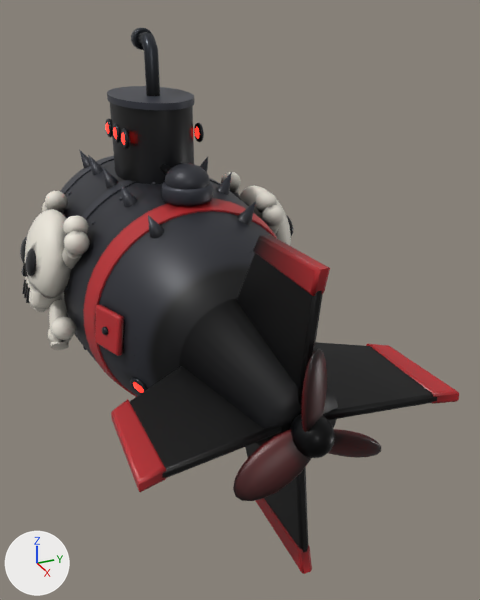
What one commit did to the glTF model public/models/enemy_boss.glb.
Before and after are seen from a 50 mm camera at (8.37, -2.57, 3.52) aimed at (1.26, 0.63, -0.04). The lights are fixed; the arrows at lower left show +X, +Y and +Z. The picture after the commit comes second. Where no turn or scale is listed for an object, it has been applied to the vertices. Vertices at exactly the same position are counted once.

The scene before the commit, as lines of its bpy script (objects in view):
```python
me_enemy_boss_body = bpy.data.meshes.new('enemy_boss_body')
me_enemy_boss_body.from_pydata(...)  # 11509 vertices, 22476 faces; spans x -3.3..4.26, y -1.59..1.59, z -1.59..3.16
me_enemy_boss_body.materials.append(mat_enemy_hull)
me_enemy_boss_body.materials.append(mat_enemy_red)
me_enemy_boss_body.materials.append(mat_enemy_plate)
me_enemy_boss_body.materials.append(mat_enemy_cockpit)
me_enemy_boss_body.materials.append(mat_steel)
me_enemy_boss_body.materials.append(mat_enemy_light)
me_enemy_boss_body.materials.append(mat_dial_amber)
me_enemy_boss_body.materials.append(mat_eye_shine)
me_enemy_boss_body.materials.append(mat_enemy_glow_core)
me_enemy_boss_body.materials.append(mat_enemy_glass)
me_enemy_boss_body.materials.append(mat_gunmetal)
me_propeller_003 = bpy.data.meshes.new('propeller.003')
me_propeller_003.from_pydata(...)  # 800 vertices, 1580 faces; spans x -0.289..0.22, y -0.748..0.748, z -0.473..0.854
# faces by material slot: [716, 864]
me_propeller_003.materials.append(mat_gunmetal)
me_propeller_003.materials.append(mat_enemy_red)
me_skull_mark = bpy.data.meshes.new('skull_mark')
me_skull_mark.from_pydata(...)  # 2448 vertices, 4752 faces; spans x -0.76..0.99, y -1.9..1.9, z -0.53..1.17
# faces by material slot: [3880, 872]
me_skull_mark.materials.append(mat_skull)
me_skull_mark.materials.append(mat_black)
ob_enemy_boss_body = bpy.data.objects.new('enemy_boss_body', me_enemy_boss_body)
ob_enemy_boss_body.location = (0.0, 0.0, 0.0)
ob_propeller_003 = bpy.data.objects.new('propeller.003', me_propeller_003)
ob_propeller_003.location = (4.2, 0.0, 0.0)
ob_skull_mark = bpy.data.objects.new('skull_mark', me_skull_mark)
ob_skull_mark.location = (0.0, 0.0, 0.0)
```
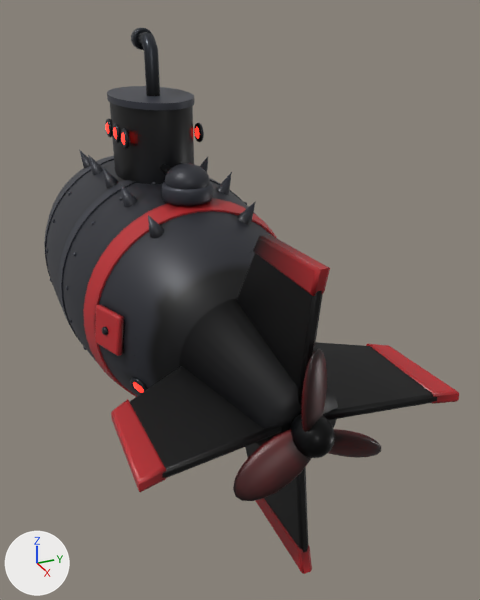
Patch to the scene script:
```diff
--- a/public/models/enemy_boss.glb.py
+++ b/public/models/enemy_boss.glb.py
@@ me_enemy_boss_body @@
 me_enemy_boss_body.from_pydata(...)  # 11509 vertices, 22476 faces; spans x -3.3..4.26, y -1.59..1.59, z -1.59..3.16
 # used by ob_enemy_boss_body; location = (0.0, 0.0, 0.0)
+# me_enemy_boss_body part 1: 3565 kept faces spanning x -3.22..4.26, y -1.46..1.46, z -1.43..2.06 get new vertex colours
 me_enemy_boss_body.materials.append(mat_enemy_hull)
@@ ob_skull_mark @@
-ob_skull_mark = bpy.data.objects.new('skull_mark', me_skull_mark)
-ob_skull_mark.location = (0.0, 0.0, 0.0)
```

Boxes (x1, y1, x2, y2) around the edits, measured in the pictures (480 x 600 px):
'skull_mark', deleted: before (20, 172, 293, 350)
    faces in mat_skull: (25, 172, 291, 350)
    faces in mat_black: (20, 215, 293, 303)
part 1 of me_enemy_boss_body, edited (looks the same): (63, 118, 330, 388) in both
